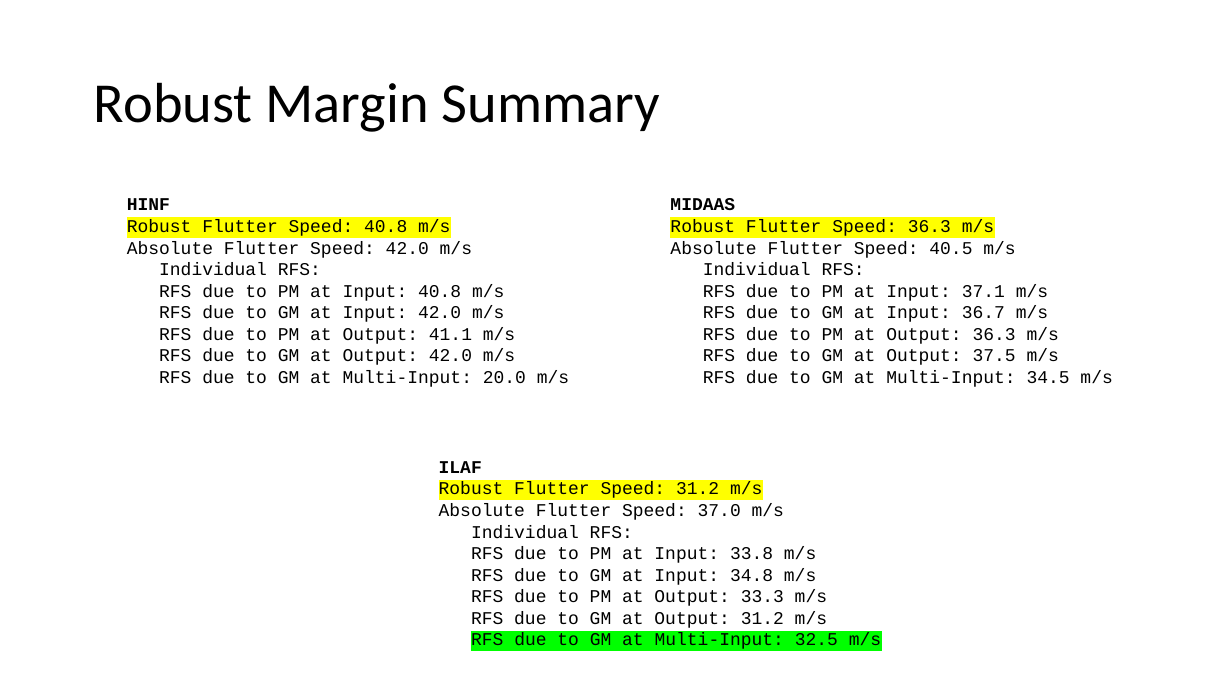
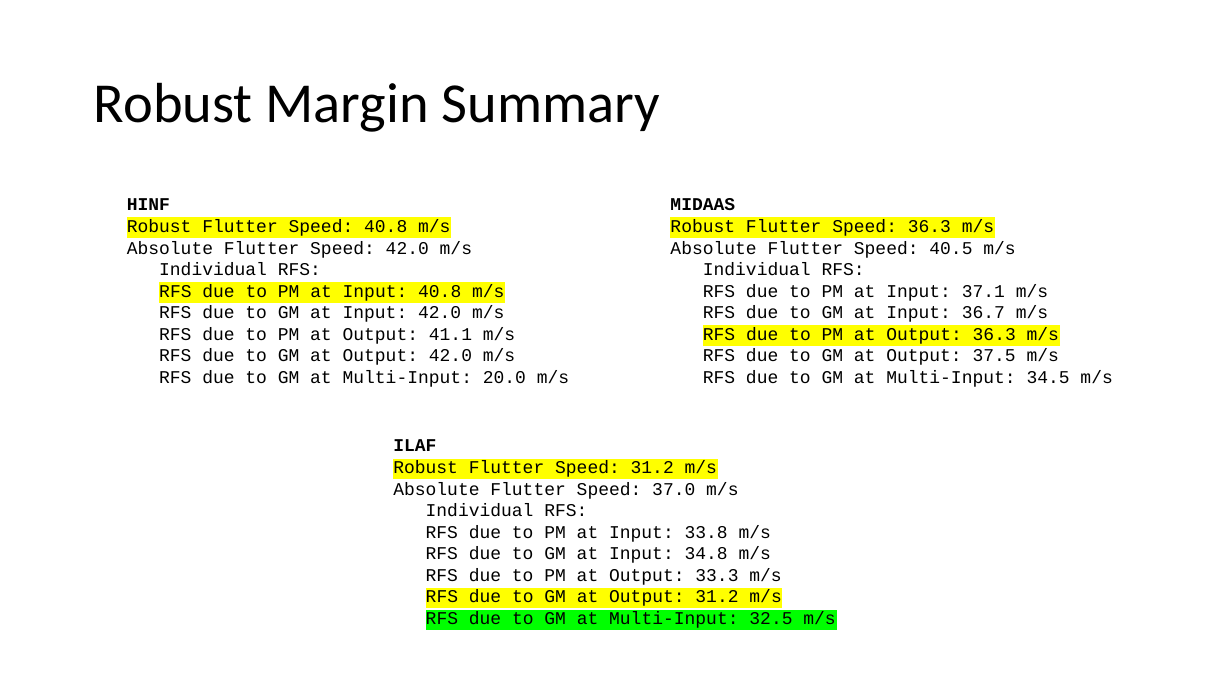
Before and after one commit to padmassun/mAEWing1, a slide deck: slide 7 of Software/Geri_Model_Package/Robustness/RobustnessAnalysis_02142019.pptx (slide 6 before the commit). Drawn at 1232x693 pixels with LibreOffice and Linux fonts; fonts in the diff are those of the drawing. Boxes give left, top, right and bottom in pixels: in the first picture for what was removed or moved away, otherwise in the second. Text is boxed around its words. In the diff, an @@ line names an element or a change of style, - is before the commit and + after.

Commit message:
updated Robustness/RobustnessAnalysisAP.m to plot gain margins using a linear scale (log scale option still present). Updated RobustnessAnalysis_02142019.pptx to reflect these changes.

```diff
--- a/Software/Geri_Model_Package/Robustness/RobustnessAnalysis_02142019.pptx
+++ b/Software/Geri_Model_Package/Robustness/RobustnessAnalysis_02142019.pptx
@@ text at (159,284,504,301): highlight none to #FFFF00 in "RFS due to PM at Input: 40.8 ..." @@
@@ text at (703,327,1059,344): highlight none to #FFFF00 in "RFS due to PM at Output: 36.3 ..." @@
@@ text "ILAF": place and size @@
-text "ILAF" at (439,461,881,649)
+text "ILAF" at (393,439,835,628)
@@ text at (426,590,781,606): highlight none to #FFFF00 in "RFS due to GM at Output: 31.2 ..." @@
```
Also in this commit, not shown: 10 other slides changed, 1 slide added, 1 other file.
